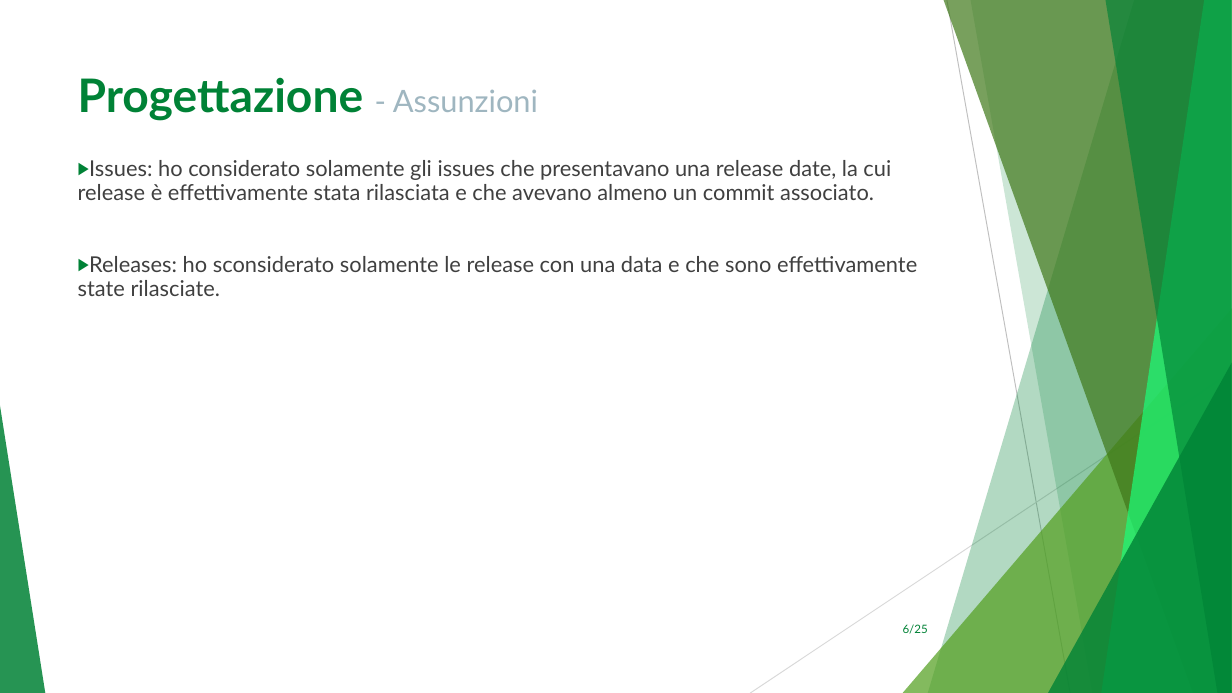
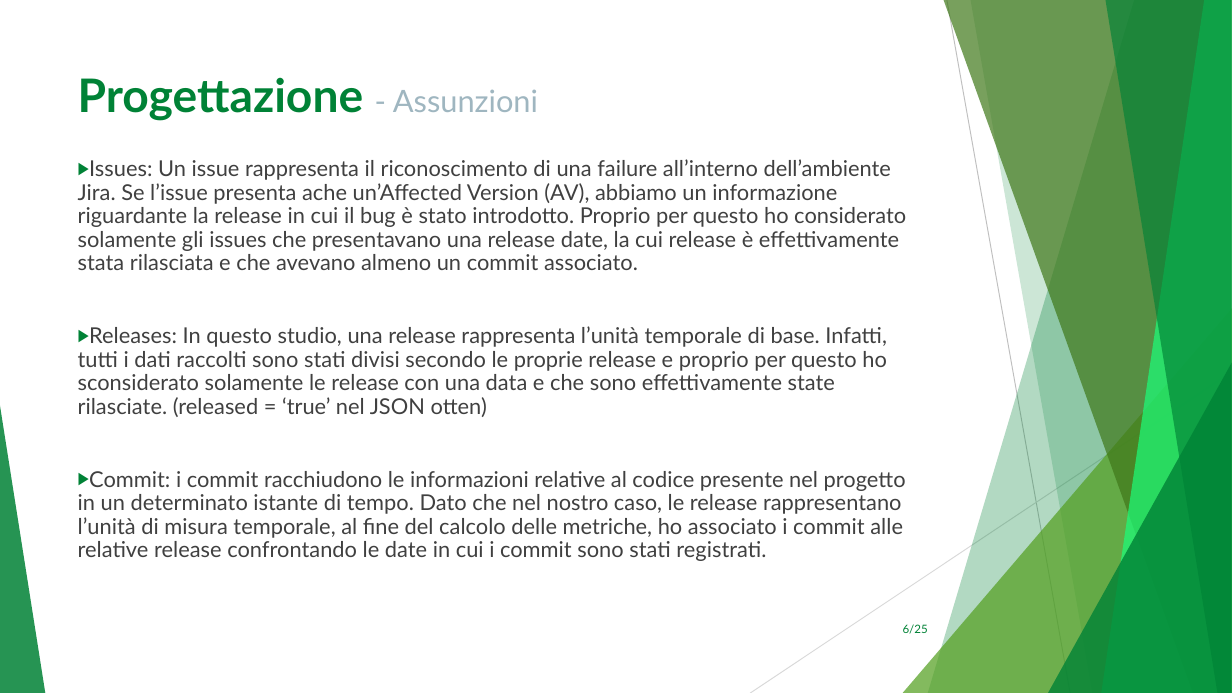
Before and after one commit to Simone-Staccone/ISW2_software_metrics, a slide deck: slide 6 of Presentazione.pptx. Drawn at 1232x693 pixels with LibreOffice and Linux fonts; fonts in the diff are those of the drawing. Boxes give left, top, right and bottom in pixels: in the first picture for what was removed or moved away, otherwise in the second. Text is boxed around its words. In the diff, an @@ line names an element or a change of style, - is before the commit and + after.

Commit message:
Update presentation

```diff
--- a/Presentazione.pptx
+++ b/Presentazione.pptx
@@ text at [78,159,906,561]: text changed @@
-▶ Issues: ho considerato solamente gli issues che presentavano una release date, la cui release è effettivamente stata rilasciata e che avevano almeno un commit associato.
-▶ Releases: ho sconsiderato solamente le release con una data e che sono effettivamente state rilasciate.
+▶ Issues: Un issue rappresenta il riconoscimento di una failure all’interno dell’ambiente Jira. Se l’issue presenta ache un’Affected Version (AV), abbiamo un informazione riguardante la release in cui il bug è stato introdotto. Proprio per questo ho considerato solamente gli issues che presentavano una release date, la cui release è effettivamente stata rilasciata e che avevano almeno un commit associato.
+▶ Releases: In questo studio, una release rappresenta l’unità temporale di base. Infatti, tutti i dati raccolti sono stati divisi secondo le proprie release e proprio per questo ho sconsiderato solamente le release con una data e che sono effettivamente state rilasciate. (released = ‘true’ nel JSON otten)
+▶ Commit: i commit racchiudono le informazioni relative al codice presente nel progetto in un determinato istante di tempo. Dato che nel nostro caso, le release rappresentano l’unità di misura temporale, al fine del calcolo delle metriche, ho associato i commit alle relative release confrontando le date in cui i commit sono stati registrati.
```
Also in this commit, not shown: 3 other slides changed, 16 slides added, 16 slides removed, 4 other files.
